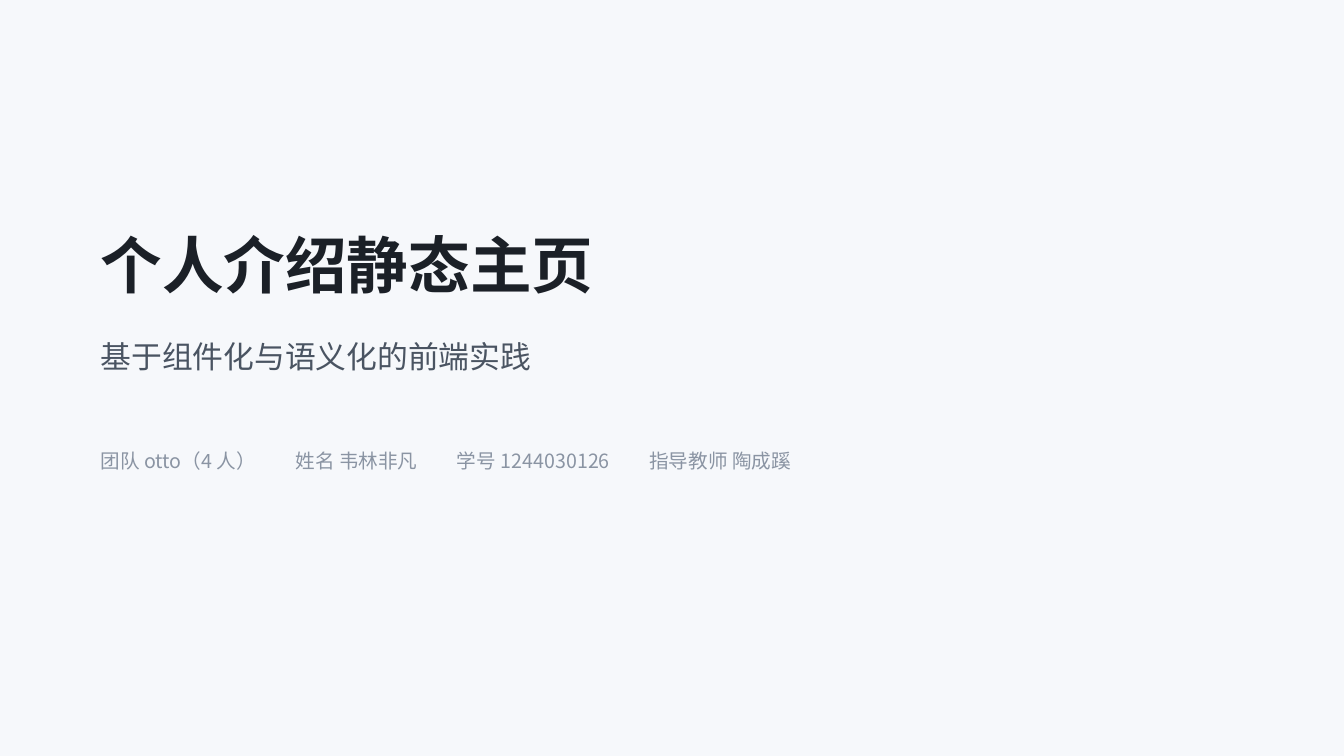
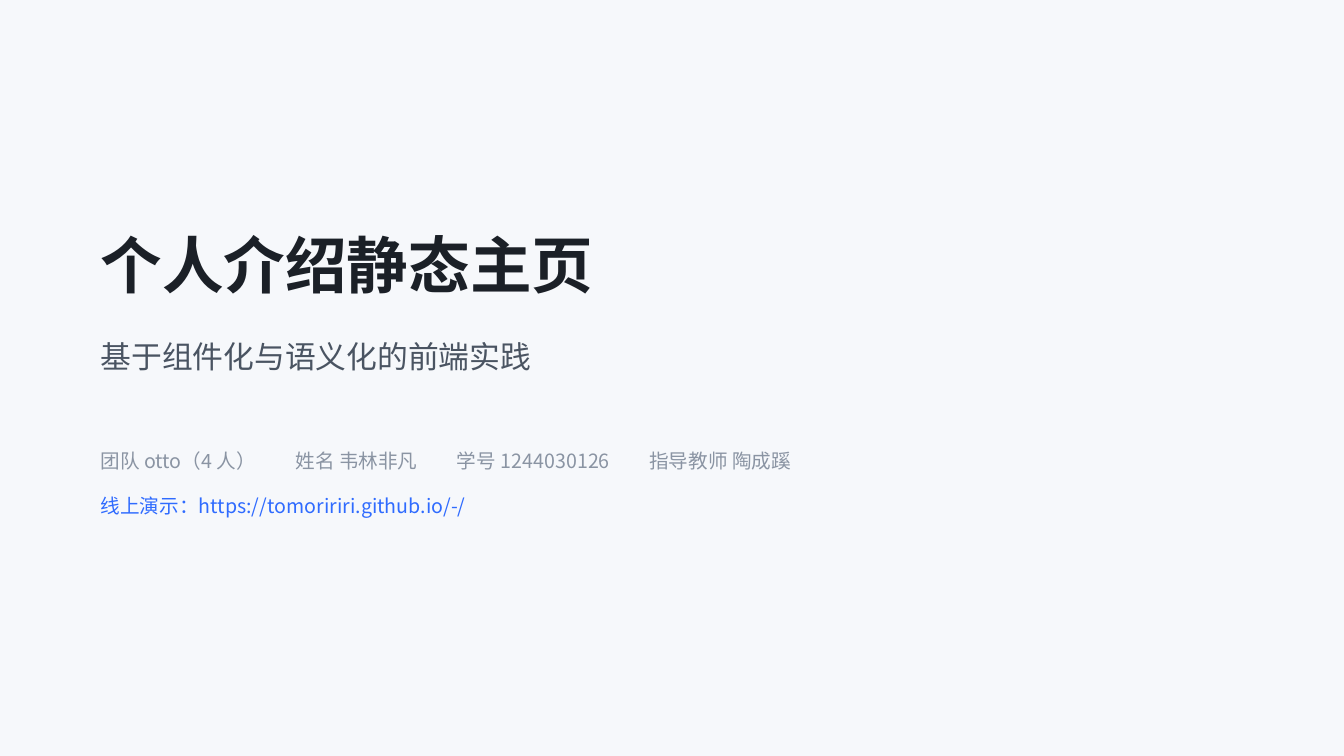
Before and after one commit to Tomoririri/-, a slide deck: slide 1 of docs/韦林非凡-项目答辩.pptx. Drawn at 1344x756 pixels with LibreOffice and Linux fonts; fonts in the diff are those of the drawing. Boxes give left, top, right and bottom in pixels: in the first picture for what was removed or moved away, otherwise in the second. Text is boxed around its words. In the diff, an @@ line names an element or a change of style, - is before the commit and + after.

Commit message:
docs: 补上线上地址 https://tomoririri.github.io/-/

```diff
--- a/docs/韦林非凡-项目答辩.pptx
+++ b/docs/韦林非凡-项目答辩.pptx
@@ text added at (101, 496, 466, 518), 14 pt, text #2F6BFF @@
+线上演示：https://tomoririri.github.io/-/
```
Also in this commit, not shown: 2 other files.
